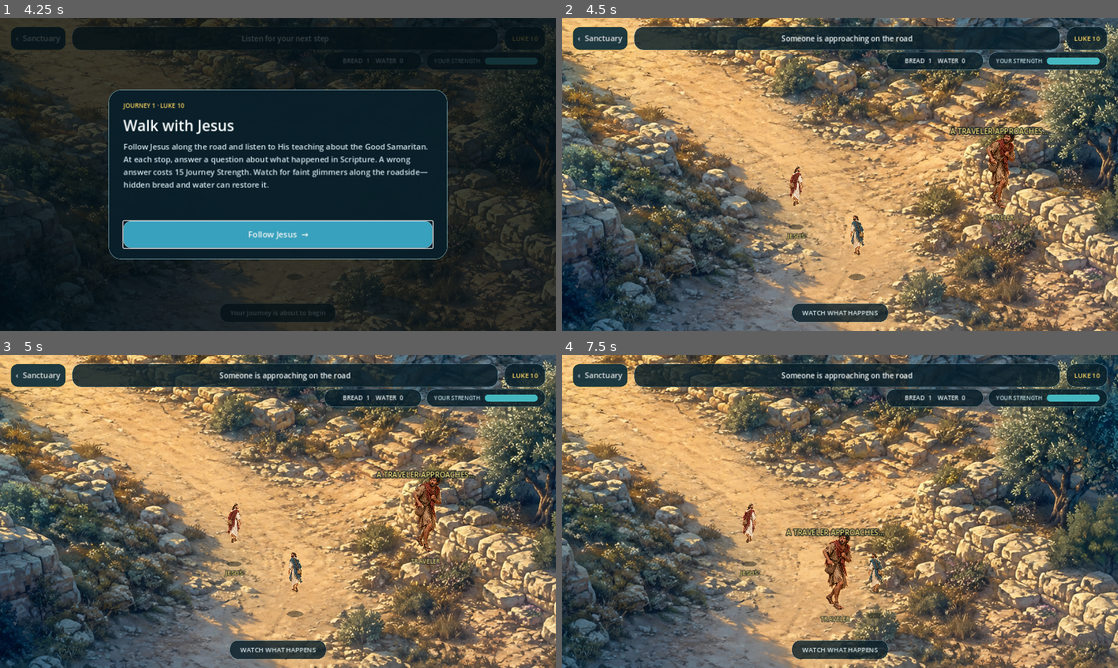
Above: before the commit, frames 1-4 (two rows, left to right).
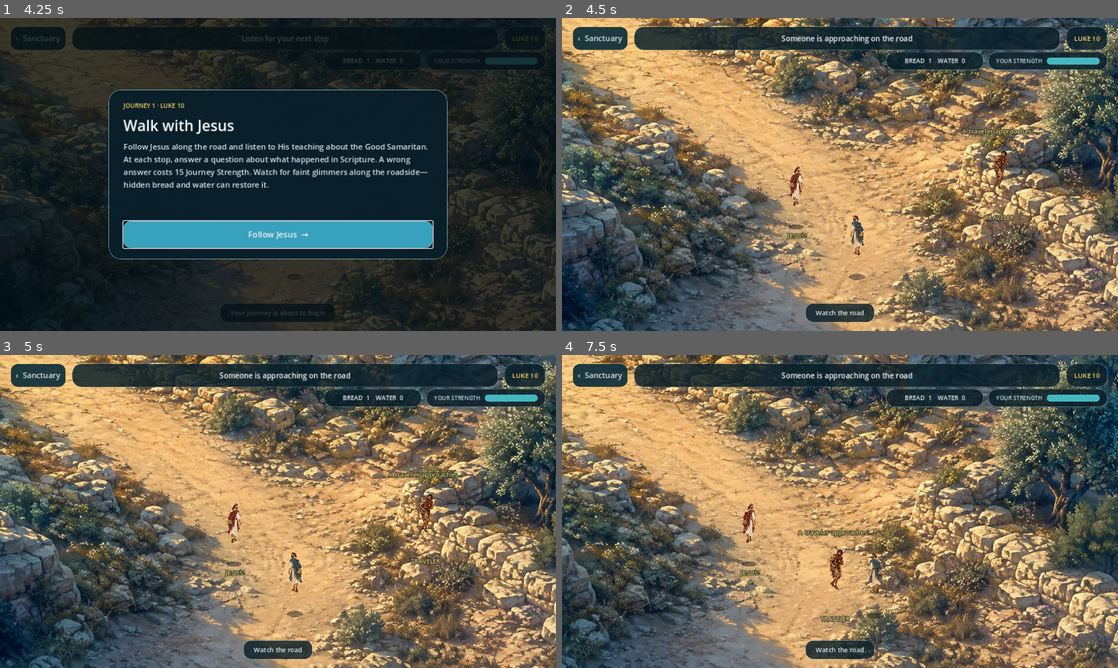
Above: after the commit, the same moments.

Repository: pa-mi-su/walk-with-jesus
Game: Godot game, scene res://scenes/app/main.tscn
The game is run twice, just before and just after one commit, with the same random seed, the same clock (stepped at 60 frames per second) and the same inputs.
Inputs (mouse positions are in pixels of both pictures, inside the frame that each line leads up to):
- Up to frame 1 (4.25 s): click "Choose a journey →" at 0.5 s; click "Play Journey 1 →" at 1.25 s; click (111, 190) at 2.02 s; click "Continue as Natan →" at 2.75 s; click "‹ Sanctuary" at 3.5 s
- Up to frame 2 (4.5 s): click "Follow Jesus →" at 4.25 s
- Up to frame 3 (5 s): no input
- Up to frame 4 (7.5 s): move the mouse to (962, 495) at 5.02 s; hold Right (ui_right) 5.03-5.78 s; click (962, 495) at 5.17 s; move the mouse to (728, 527) at 5.77 s; hold Down (ui_down) 5.78-6.53 s; click (728, 527) at 5.92 s; move the mouse to (895, 442) at 6.52 s; hold Right (ui_right) 6.53-7.28 s; click (895, 442) at 6.67 s; move the mouse to (812, 574) at 7.27 s; hold Up (ui_up) from 7.28 s (still down); click (812, 574) at 7.42 s

Frame 1 is identical in both runs. In frame 2, 1.4% of the frame differs, in the area x 41-88%, y 34-98%; in frame 3, 1.4%; in frame 4, 1.5%, in the area x 40-59%, y 55-98%.

Commit message:
Make mercy encounter proportional and interactive

Diff:
--- a/scenes/world/test_world.tscn
+++ b/scenes/world/test_world.tscn
@@ -116,7 +116,7 @@
 position = Vector2(0, -92)
 material = SubResource("ShaderMaterial_desperate_walk")
 texture = ExtResource("7_desperate")
-scale = Vector2(0.12, 0.12)
+scale = Vector2(0.06, 0.06)
 
 [node name="NameLabel" type="Label" parent="WorldContent/DesperateTraveler"]
 offset_left = -50.0
@@ -139,10 +139,10 @@
 offset_bottom = -160.0
 theme_override_colors/font_color = Color(1, 0.89, 0.5, 1)
 theme_override_colors/font_outline_color = Color(0.02, 0.07, 0.09, 0.98)
-theme_override_constants/outline_size = 7
+theme_override_constants/outline_size = 5
 theme_override_fonts/font = SubResource("SystemFont_character")
-theme_override_font_sizes/font_size = 17
-text = "A TRAVELER APPROACHES"
+theme_override_font_sizes/font_size = 15
+text = "A traveler approaches"
 horizontal_alignment = 1
 vertical_alignment = 1
 
--- a/scripts/world/test_world.gd
+++ b/scripts/world/test_world.gd
@@ -142,13 +142,27 @@
 
 
 func _unhandled_input(event: InputEvent) -> void:
-	if not _session_active or not visible or _journey_phase not in ["leading", "catch_up"]:
-		return
+	if not _session_active or not visible:
+		return
+	var pressed_position := Vector2.ZERO
+	var pressed := false
 	if event is InputEventMouseButton and event.button_index == MOUSE_BUTTON_LEFT and event.pressed:
-		_set_walk_target(_screen_to_world(event.position))
+		pressed_position = event.position
+		pressed = true
+	elif event is InputEventScreenTouch and event.pressed:
+		pressed_position = event.position
+		pressed = true
+	if not pressed:
+		return
+	if _journey_phase == "mercy_waiting":
+		var world_position := _screen_to_world(pressed_position)
+		if world_position.distance_to(desperate_traveler.global_position) <= 105.0:
+			interact_with_desperate_traveler()
+		else:
+			_show_pickup_feedback("Tap the traveler to check on him")
 		get_viewport().set_input_as_handled()
-	elif event is InputEventScreenTouch and event.pressed:
-		_set_walk_target(_screen_to_world(event.position))
+	elif _journey_phase in ["leading", "catch_up"]:
+		_set_walk_target(_screen_to_world(pressed_position))
 		get_viewport().set_input_as_handled()
 
 
@@ -212,6 +226,16 @@
 
 func continue_story() -> void:
 	_on_story_primary_pressed()
+
+
+func interact_with_desperate_traveler() -> void:
+	if _journey_phase != "mercy_waiting":
+		return
+	_journey_phase = "story"
+	instruction_label.text = "Choose how you will respond"
+	journey_hint.text = "Mercy is more than an answer"
+	desperate_action_label.text = "He recognizes you"
+	story_overlay.show_story_stop(_current_stop)
 
 
 func _on_story_primary_pressed() -> void:
@@ -292,7 +316,7 @@
 		desperate_traveler.modulate = Color.WHITE
 		desperate_traveler.visible = true
 		_set_desperate_label_below(true)
-		desperate_action_label.text = "SOMEONE IS BESIDE THE ROAD"
+		desperate_action_label.text = "Someone is beside the road"
 		desperate_action_label.visible = true
 	jesus_guide.set_guidance_cue("CATCH UP\n↓")
 	instruction_label.text = "Approach the traveler beside Jesus" if _is_mercy_stop() else "Catch up to Jesus"
@@ -363,10 +387,10 @@
 	desperate_traveler.modulate = Color.WHITE
 	desperate_traveler.visible = true
 	_set_desperate_label_below(false)
-	desperate_action_label.text = "A TRAVELER APPROACHES…"
+	desperate_action_label.text = "A traveler approaches…"
 	desperate_action_label.visible = true
 	instruction_label.text = "Someone is approaching on the road"
-	journey_hint.text = "WATCH WHAT HAPPENS"
+	journey_hint.text = "Watch the road"
 	_desperate_is_walking = true
 	_encounter_tween = create_tween()
 	_encounter_tween.set_trans(Tween.TRANS_SINE)
@@ -382,7 +406,7 @@
 		return
 	_desperate_is_walking = false
 	_journey_phase = "opening_reach"
-	desperate_action_label.text = "HE REACHES FOR YOUR SATCHEL"
+	desperate_action_label.text = "He reaches for your satchel"
 	instruction_label.text = "The desperate traveler reaches toward your supplies"
 	await get_tree().create_timer(_scaled_encounter_time(1.6)).timeout
 	if _journey_phase != "opening_reach":
@@ -390,15 +414,15 @@
 	_journey_phase = "opening_taken"
 	_provisions["bread"] = maxi(0, get_provision_count("bread") - 1)
 	_update_resource_hud()
-	desperate_action_label.text = "BREAD TAKEN  ·  1 → 0"
+	desperate_action_label.text = "Bread taken  ·  1 → 0"
 	instruction_label.text = "Your bread has been taken"
-	journey_hint.text = "REMEMBER HIS FACE"
+	journey_hint.text = "Remember his face"
 	_show_pickup_feedback("Bread taken from your satchel")
 	await get_tree().create_timer(_scaled_encounter_time(2.2)).timeout
 	if _journey_phase != "opening_taken":
 		return
 	_journey_phase = "opening_escape"
-	desperate_action_label.text = "THE TRAVELER FLEES DOWN THE ROAD"
+	desperate_action_label.text = "The traveler flees down the road"
 	_desperate_is_walking = true
 	_encounter_tween = create_tween().set_parallel(true)
 	_encounter_tween.set_trans(Tween.TRANS_SINE)
@@ -422,10 +446,10 @@
 func _begin_mercy_scene() -> void:
 	_journey_phase = "mercy_scene"
 	player.stop()
-	desperate_action_label.text = "THE SAME TRAVELER  ·  WEAK AND HUNGRY"
+	desperate_action_label.text = "The same traveler  ·  weak and hungry"
 	desperate_action_label.visible = true
 	instruction_label.text = "It is the traveler who took your bread"
-	journey_hint.text = "WHAT WILL YOU DO?"
+	journey_hint.text = "Look closely"
 	var start_position := desperate_traveler.position
 	_encounter_tween = create_tween()
 	_encounter_tween.set_trans(Tween.TRANS_SINE)
@@ -438,10 +462,10 @@
 	await get_tree().create_timer(_scaled_encounter_time(2.4)).timeout
 	if _journey_phase != "mercy_scene":
 		return
-	_journey_phase = "story"
-	instruction_label.text = "Choose how you will respond"
-	journey_hint.text = "MERCY IS MORE THAN AN ANSWER"
-	story_overlay.show_story_stop(_current_stop)
+	_journey_phase = "mercy_waiting"
+	instruction_label.text = "Tap the traveler to check on him"
+	journey_hint.text = "Tap the traveler"
+	desperate_action_label.text = "Needs help  ·  tap"
 
 
 func _play_mercy_response(choice: Dictionary, feedback_heading: String) -> void:
@@ -449,18 +473,18 @@
 	story_overlay.close()
 	player.stop()
 	if _mercy_shown:
-		desperate_action_label.text = "YOU FORGIVE HIM AND STOP TO HELP"
+		desperate_action_label.text = "You forgive him and stop to help"
 		instruction_label.text = "You put the teaching into action"
-		journey_hint.text = "MERCY IN ACTION"
+		journey_hint.text = "Mercy in action"
 		_encounter_tween = create_tween()
 		_encounter_tween.set_trans(Tween.TRANS_SINE)
 		_encounter_tween.set_ease(Tween.EASE_OUT)
 		_encounter_tween.tween_property(desperate_traveler, "position:y", desperate_traveler.position.y - 24.0, _scaled_encounter_time(2.0))
 		await _encounter_tween.finished
 	else:
-		desperate_action_label.text = "YOU RECOVER THE SATCHEL AND TURN AWAY"
+		desperate_action_label.text = "You recover the satchel and turn away"
 		instruction_label.text = "The traveler remains beside the road"
-		journey_hint.text = "A MERCY OPPORTUNITY REMAINS"
+		journey_hint.text = "A mercy opportunity remains"
 		await get_tree().create_timer(_scaled_encounter_time(2.8)).timeout
 	if _journey_phase != "mercy_action":
 		return
@@ -498,8 +522,11 @@
 	if material != null:
 		material.set_shader_parameter("walk_phase", _desperate_walk_phase)
 		material.set_shader_parameter("walk_amount", _desperate_walk_amount)
+	var depth := clampf((desperate_traveler.position.y - 70.0) / 1130.0, 0.0, 1.0)
+	var visual_scale := 0.06 * lerpf(0.72, 1.05, depth)
 	var horizontal_sign := -1.0 if _journey_phase == "opening_escape" else 1.0
-	desperate_sprite.scale.x = horizontal_sign * absf(desperate_sprite.scale.x)
+	desperate_sprite.scale = Vector2(horizontal_sign * visual_scale, visual_scale)
+	desperate_sprite.position.y = -1536.0 * visual_scale
 	desperate_sprite.rotation = sin(_desperate_walk_phase) * 0.012 * _desperate_walk_amount
 
 
--- a/tests/capture_previews.gd
+++ b/tests/capture_previews.gd
@@ -167,7 +167,9 @@
 				await process_frame
 			await _wait_for_render()
 			_save_viewport("mercy-arrival-1280x720.png")
-			await _wait_for_phase(world, "story", 300)
+			await _wait_for_phase(world, "mercy_waiting", 300)
+			world.interact_with_desperate_traveler()
+			await _wait_for_phase(world, "story", 120)
 			_save_viewport("mercy-encounter-1280x720.png")
 			world.choose_story_response(0)
 			await _wait_for_phase(world, "mercy_action", 120)
--- a/tests/run_tests.gd
+++ b/tests/run_tests.gd
@@ -273,7 +273,10 @@
 		if route_index == 5:
 			_expect_equal(world.get_journey_phase(), "mercy_scene", "the return encounter remains visible before the choice appears")
 			_expect_true(not world.story_overlay.visible, "the decision card waits while the player sees the traveler")
-			await _wait_for_journey_phase(world, "story")
+			await _wait_for_journey_phase(world, "mercy_waiting")
+			_expect_true(not world.story_overlay.visible, "the game waits for the player to interact with the traveler")
+			world.interact_with_desperate_traveler()
+			_expect_equal(world.get_journey_phase(), "story", "tapping the traveler opens the mercy choice")
 		if route_index <= 4:
 			_expect_equal(world.get_journey_phase(), "story", "stop %d opens a Scripture question" % route_index)
 			var strength_before_answer: float = world.get_traveler_strength()
Not shown, changed: docs/MANUAL_TEST_CHECKLIST.md
